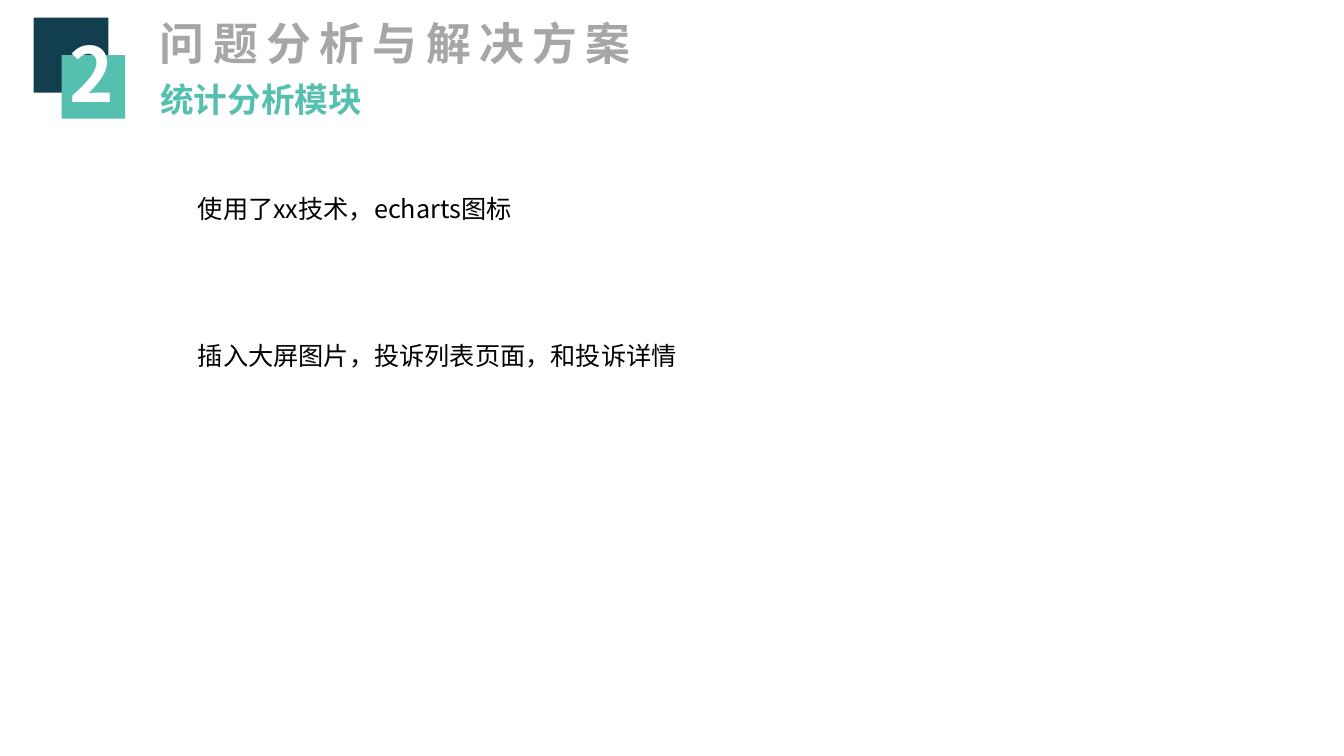
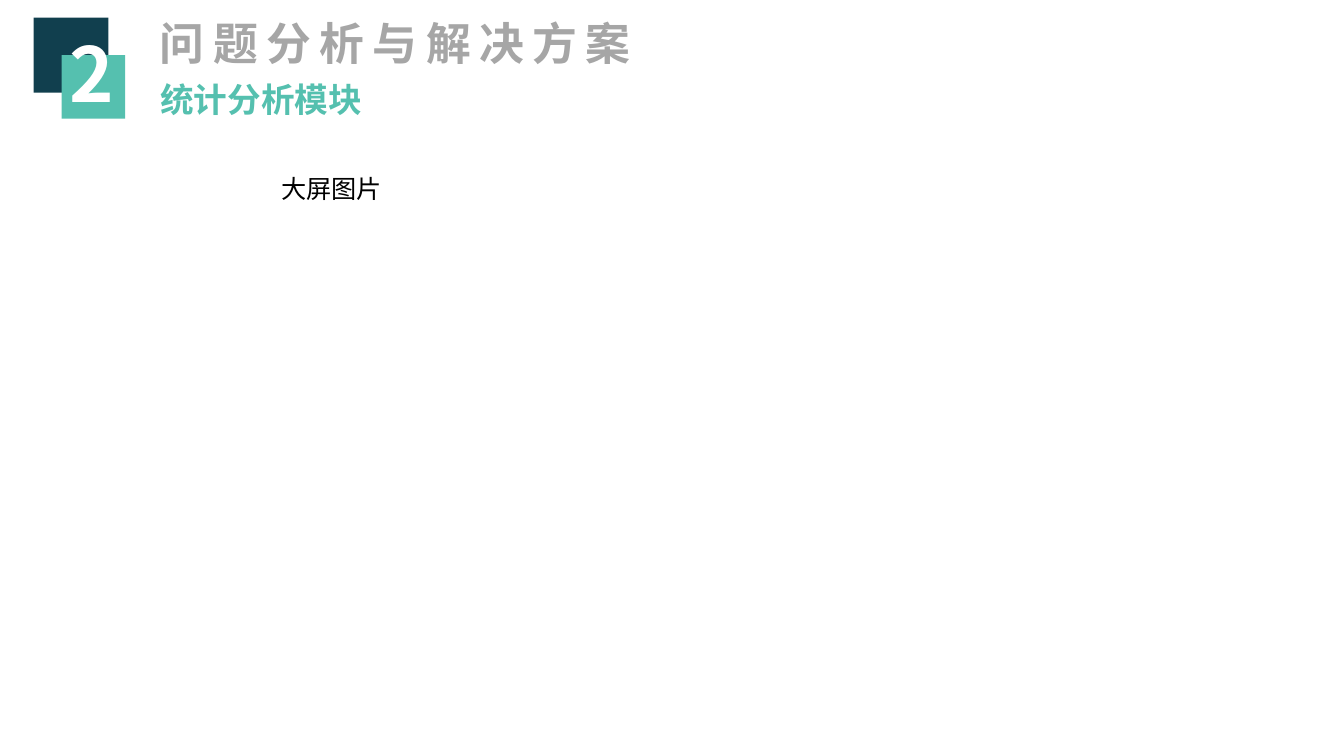
Before and after one commit to zjutfly/fly, a slide deck: slide 11 of fly_ppt.pptx. Drawn at 1344x756 pixels with LibreOffice and Linux fonts; fonts in the diff are those of the drawing. Boxes give left, top, right and bottom in pixels: in the first picture for what was removed or moved away, otherwise in the second. Text is boxed around its words. In the diff, an @@ line names an element or a change of style, - is before the commit and + after.

```diff
--- a/fly_ppt.pptx
+++ b/fly_ppt.pptx
@@ text at (x1=281, y1=177, x2=382, y2=200): text changed @@
-插入大屏图片，投诉列表页面，和投诉详情
+大屏图片
@@ text removed at (x1=198, y1=196, x2=512, y2=221) @@
-使用了xx技术，echarts图标
```
Also in this commit, not shown: 9 other slides changed, 2 slides added, 2 slides removed, 4 other files.
